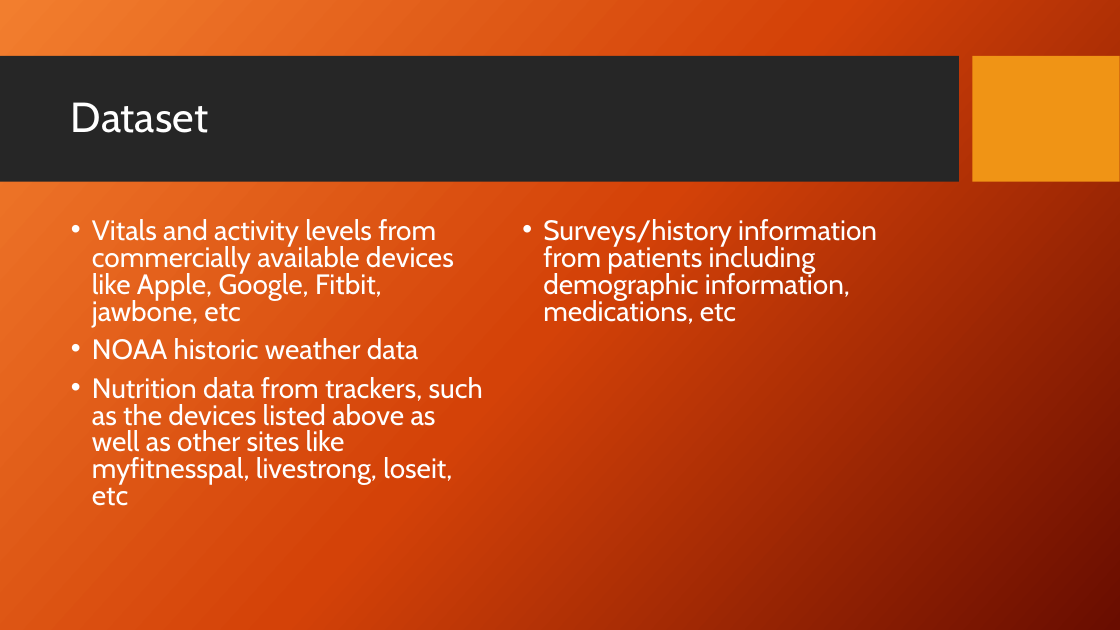
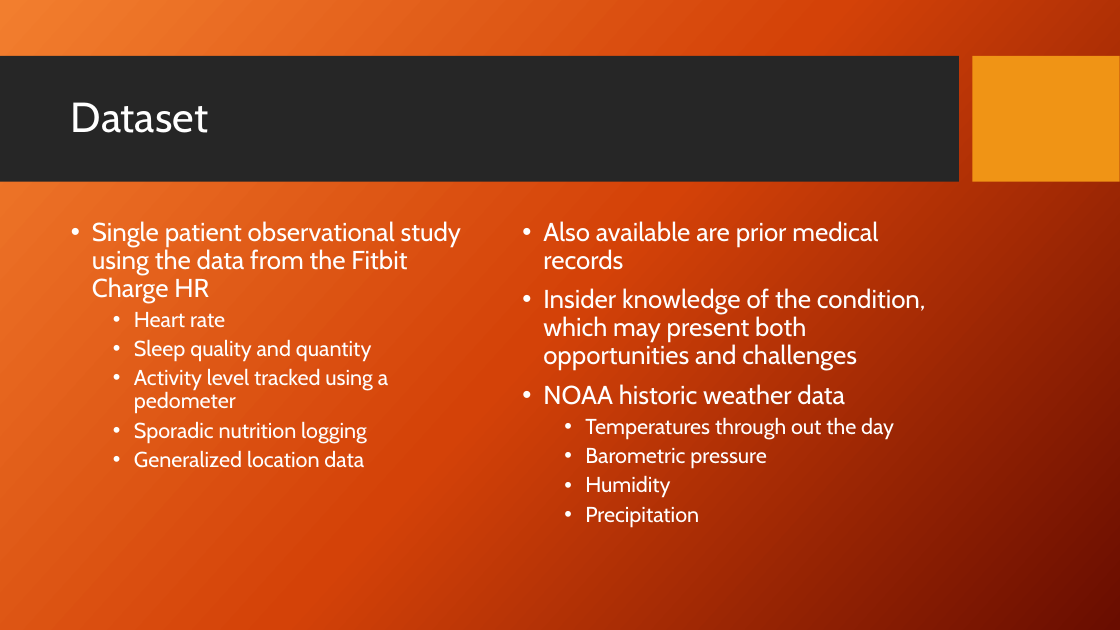
Before and after one commit to julielinx/Practicum1, a slide deck: slide 8 of Practicum 1 presentation.pptx (slide 4 before the commit). Drawn at 1120x630 pixels with LibreOffice and Linux fonts; fonts in the diff are those of the drawing; background and template pictures are left out. Boxes give left, top, right and bottom in pixels: in the first picture for what was removed or moved away, otherwise in the second. Text is boxed around its words. In the diff, an @@ line names an element or a change of style, - is before the commit and + after.

```diff
--- a/Practicum 1 presentation.pptx
+++ b/Practicum 1 presentation.pptx
@@ text at [92,221,461,468]: text changed; size 24 to 18.5 pt @@
-• Vitals and activity levels from commercially available devices like Apple, Google, Fitbit, jawbone, etc
-• NOAA historic weather data
-• Nutrition data from trackers, such as the devices listed above as well as other sites like myfitnesspal, livestrong, loseit, etc
+• Single patient observational study using the data from the Fitbit Charge HR
+  • Heart rate
+  • Sleep quality and quantity
+  • Activity level tracked using a pedometer
+  • Sporadic nutrition logging
+  • Generalized location data
@@ text at [543,221,926,527]: text changed; size 24 to 22.2 pt @@
-• Surveys/history information from patients including demographic information, medications, etc
+• Also available are prior medical records
+• Insider knowledge of the condition, which may present both opportunities and challenges
+• NOAA historic weather data
+  • Temperatures through out the day
+  • Barometric pressure
+  • Humidity
+  • Precipitation
```
Also in this commit, not shown: 5 other slides changed, 8 slides added, 1 other file.
